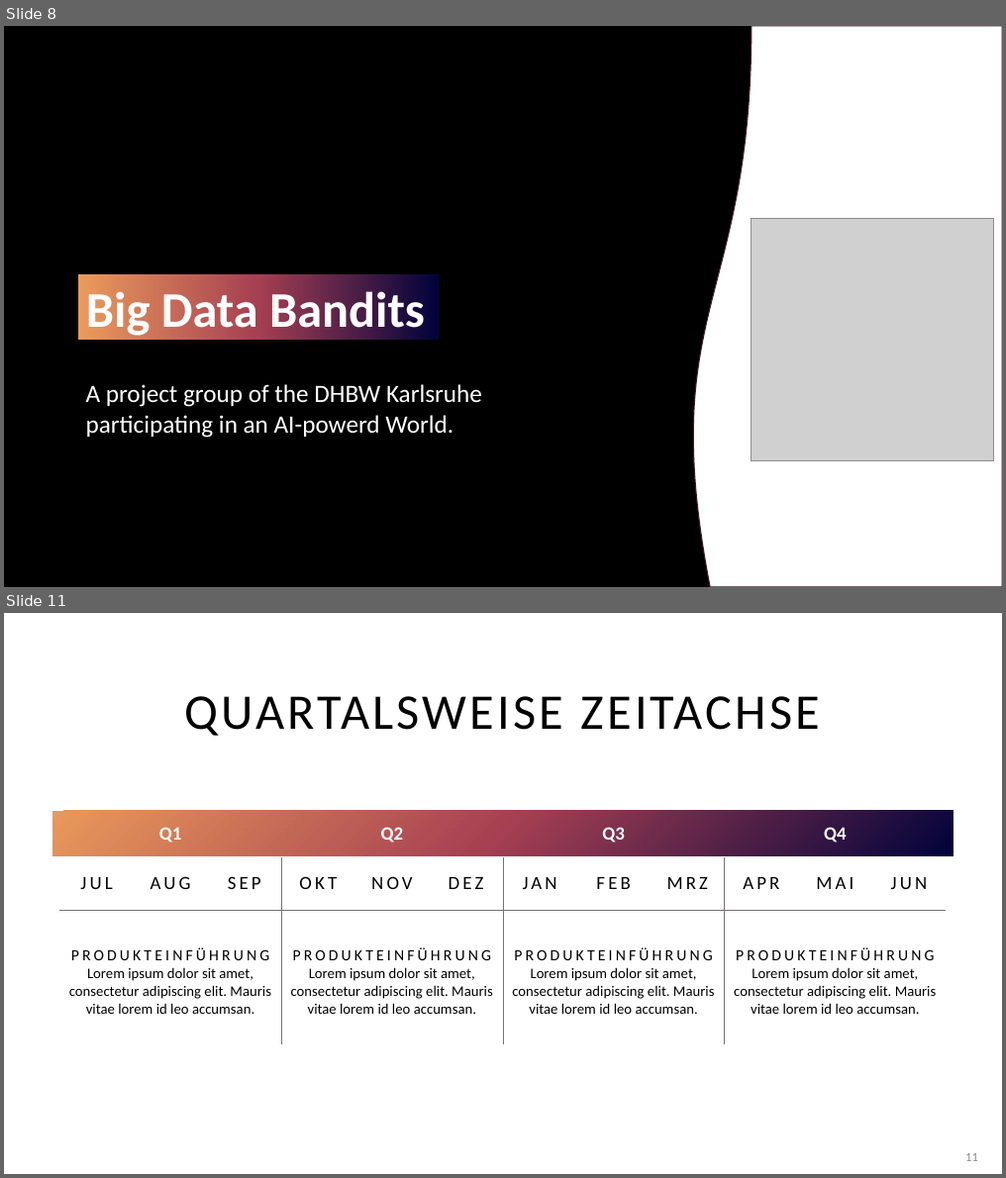
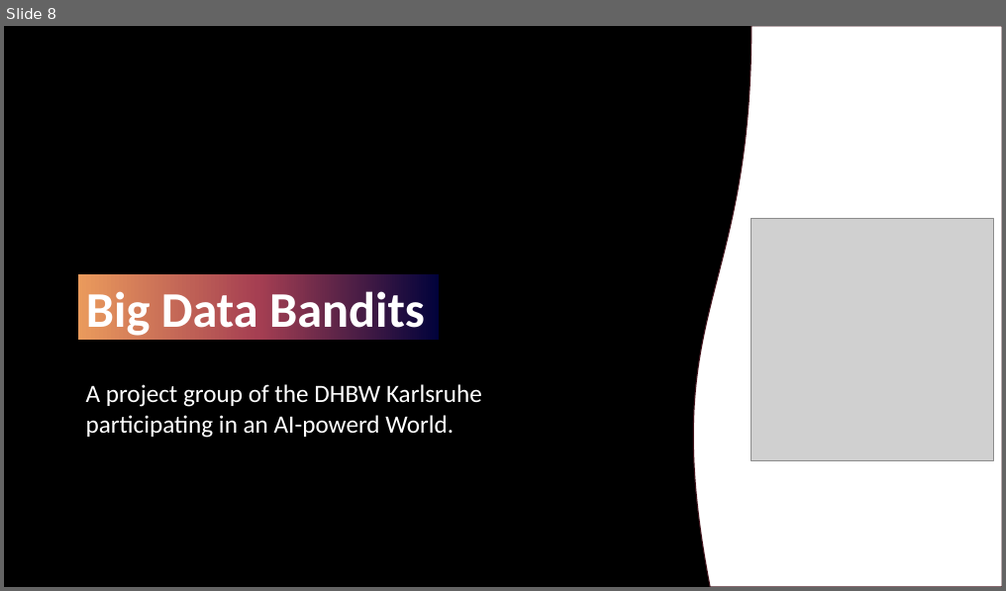
Before and after one commit to alphaname007/BigDataBandits, a slide deck: Technische Präsentation.pptx. Shown one above the other, each under a label of ours: slides 8 and 11 before the commit, slide 8 after it; the slides between them are not shown. The pictures are 1006x1178 and 1006x591 pixels, drawn with LibreOffice and Linux fonts; fonts in the diff are those of the drawing; grey boxes stand for pictures; background and template pictures are left out. Boxes give left, top, right and bottom in pixels: in the first picture for what was removed or moved away, otherwise in the second. Text is boxed around its words. In the diff, an @@ line names an element or a change of style, - is before the commit and + after.

```diff
--- a/Technische Präsentation.pptx
+++ b/Technische Präsentation.pptx
@@ slide 11 removed at (4, 613, 1002, 1174), background #FFFFFF @@
@@ title removed at (185, 696, 820, 736) @@
-QUARTALSWEISE ZEITACHSE
@@ rectangle removed at (53, 811, 953, 857) @@
@@ table removed at (60, 810, 949, 1045), 3 rows, 12 columns @@
-Q1 |  |  | Q2 |  |  | Q3 |  |  | Q4 |  | 
-JUL | AUG | SEP | OKT | NOV | DEZ | JAN | FEB | MRZ | APR | MAI | JUN
-PRODUKTEINFÜHRUNG / Lorem ipsum dolor sit amet, consectetur adipiscing elit. Mauris vitae lorem id leo accumsan. |  |  | PRODUKTEINFÜHRUNG / Lorem ipsum dolor sit amet, consectetur adipiscing elit. Mauris vitae lorem id leo accumsan. |  |  | PRODUKTEINFÜHRUNG / Lorem ipsum dolor sit amet, consectetur adipiscing elit. Mauris vitae lorem id leo accumsan. |  |  | PRODUKTEINFÜHRUNG / Lorem ipsum dolor sit amet, consectetur adipiscing elit. Mauris vitae lorem id leo accumsan. |  | 
@@ page number removed at (965, 1154, 978, 1161) @@
-11
```
Also in this commit, not shown: 1 slide changed, 4 other slides removed.
